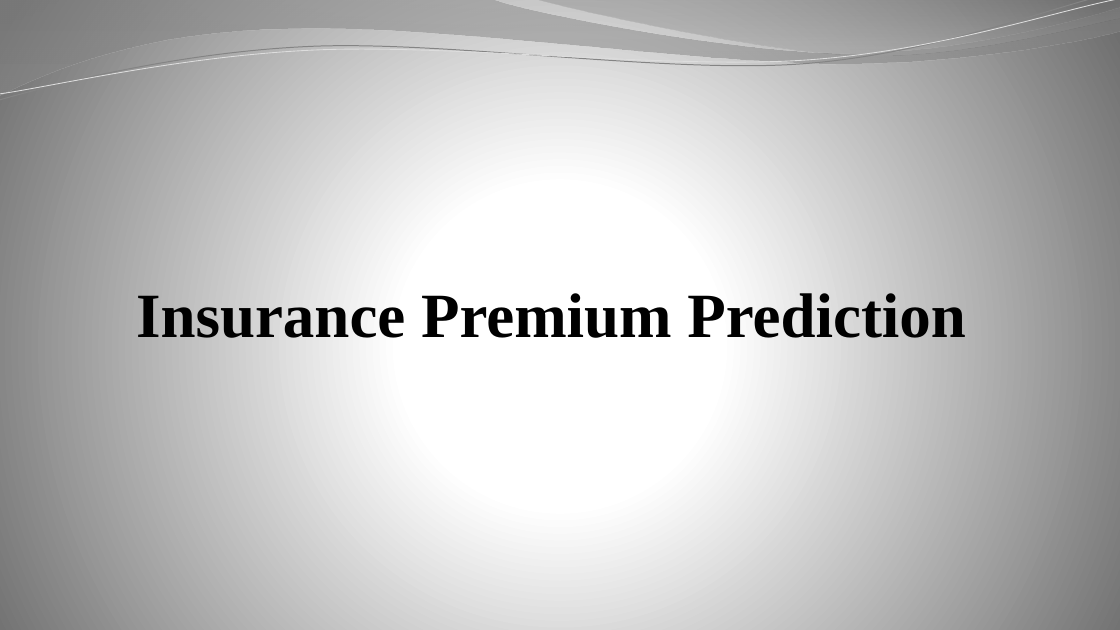
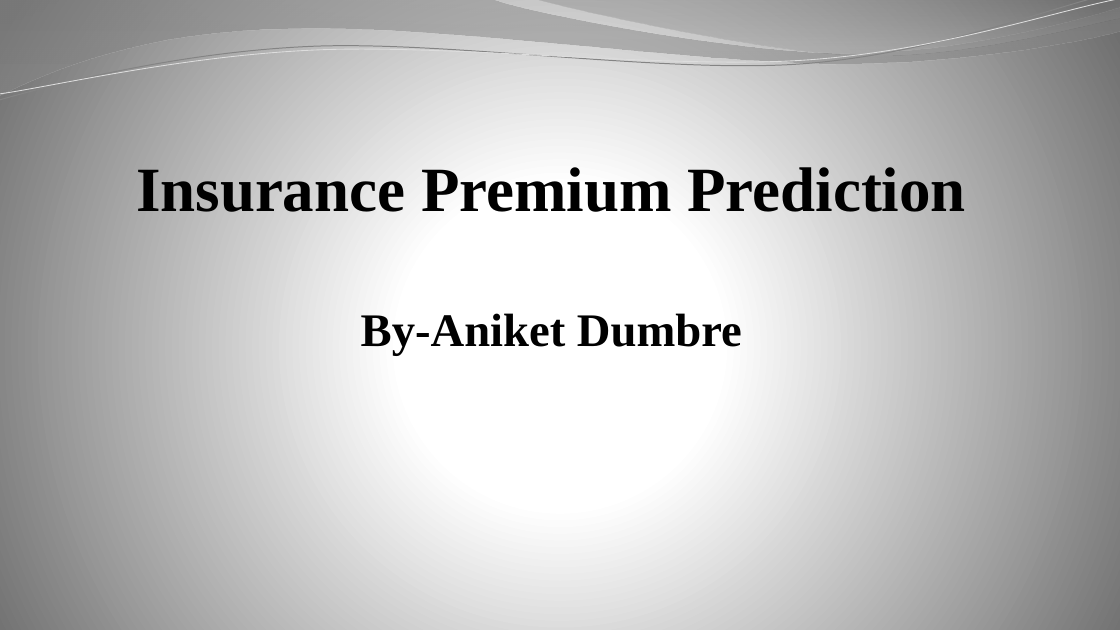
Before and after one commit to anktd23/ins-prem-prediction, a slide deck: slide 1 of documents/DPR-ins-prem-pred.pptx. Drawn at 1120x630 pixels with LibreOffice and Linux fonts; fonts in the diff are those of the drawing. Boxes give left, top, right and bottom in pixels: in the first picture for what was removed or moved away, otherwise in the second. Text is boxed around its words. In the diff, an @@ line names an element or a change of style, - is before the commit and + after.

```diff
--- a/documents/DPR-ins-prem-pred.pptx
+++ b/documents/DPR-ins-prem-pred.pptx
@@ subtitle at (361, 313, 742, 355): paragraph added @@
+By-Aniket Dumbre
```
Also in this commit, not shown: 8 other slides changed, 1 slide added, 3 other files.
